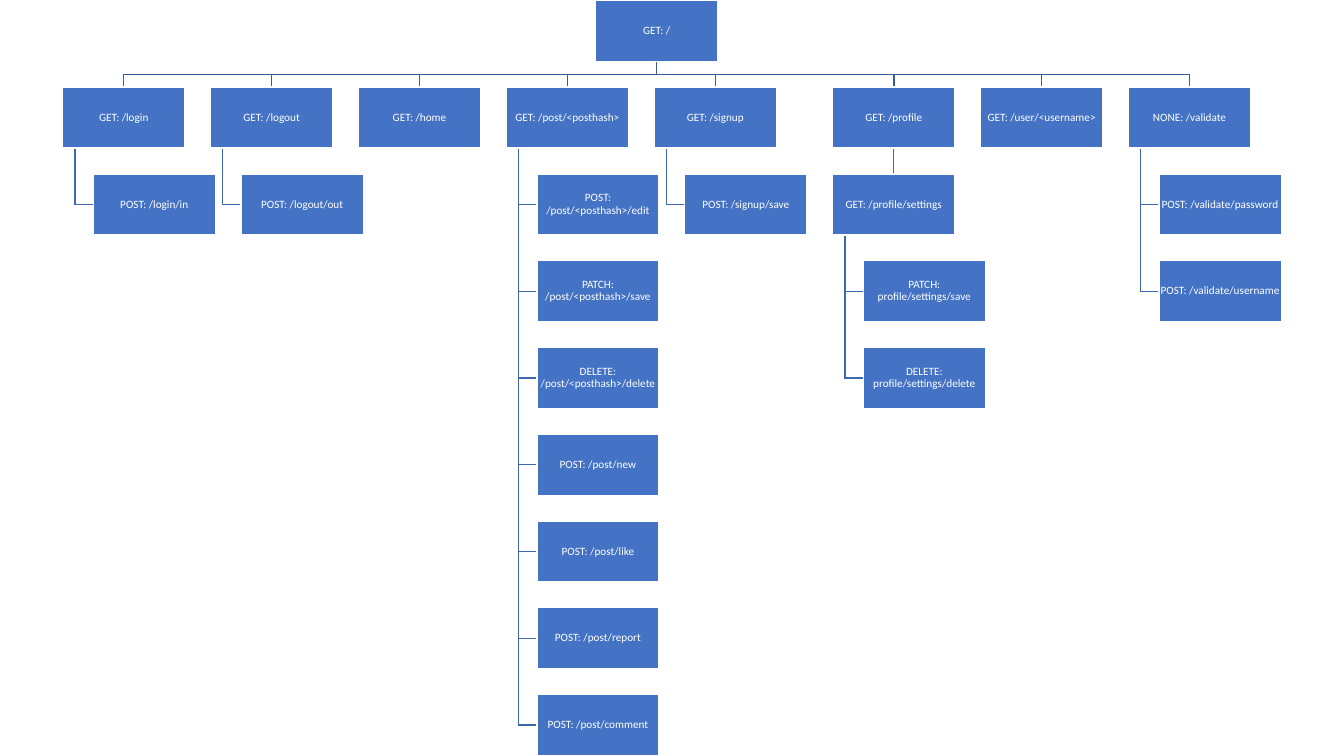
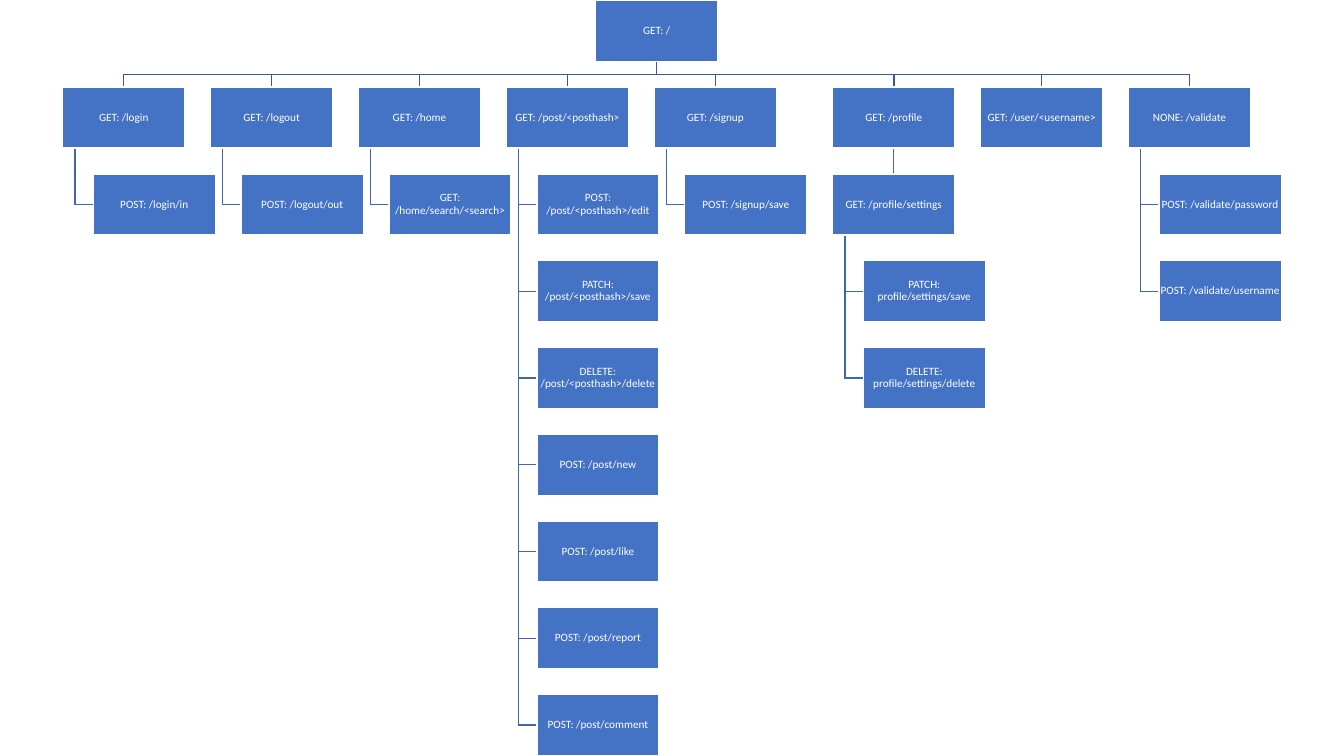
Before and after one commit to jm55/CCAPDEV-MCO, a slide deck: slide 3 of Official/MCO Design.pptx. Drawn at 1344x756 pixels with LibreOffice and Linux fonts; fonts in the diff are those of the drawing. Boxes give left, top, right and bottom in pixels: in the first picture for what was removed or moved away, otherwise in the second. Text is boxed around its words. In the diff, an @@ line names an element or a change of style, - is before the commit and + after.

Commit message:
Added DB for Home and Profile
Home and Profile now reads from the DB and not from the tempDB

```diff
--- a/Official/MCO Design.pptx
+++ b/Official/MCO Design.pptx
@@ freeform shape added at [371,148,389,205], outline #3E67B2 1 pt @@
@@ rectangle added at [389,174,511,236], fill #4472C4, outline #FFFFFF 1 pt @@
@@ text added at [395,193,505,215], 8 pt, text #FFFFFF @@
+GET: /home/search/<search>
```
Also in this commit, not shown: 13 other files.
